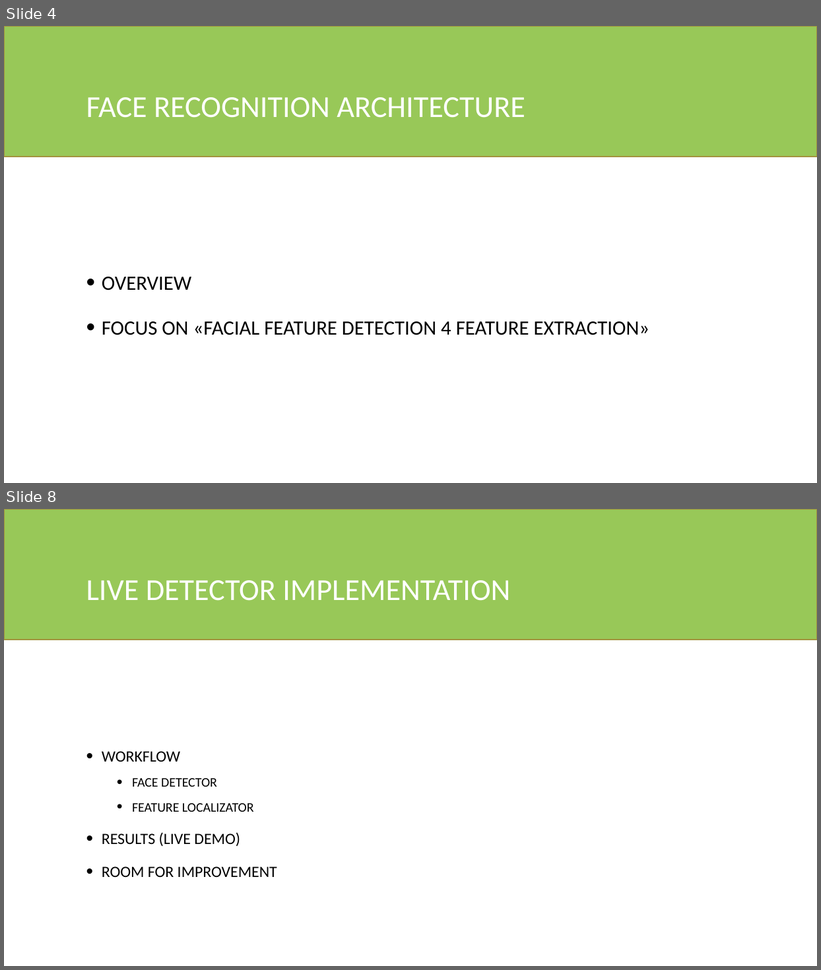
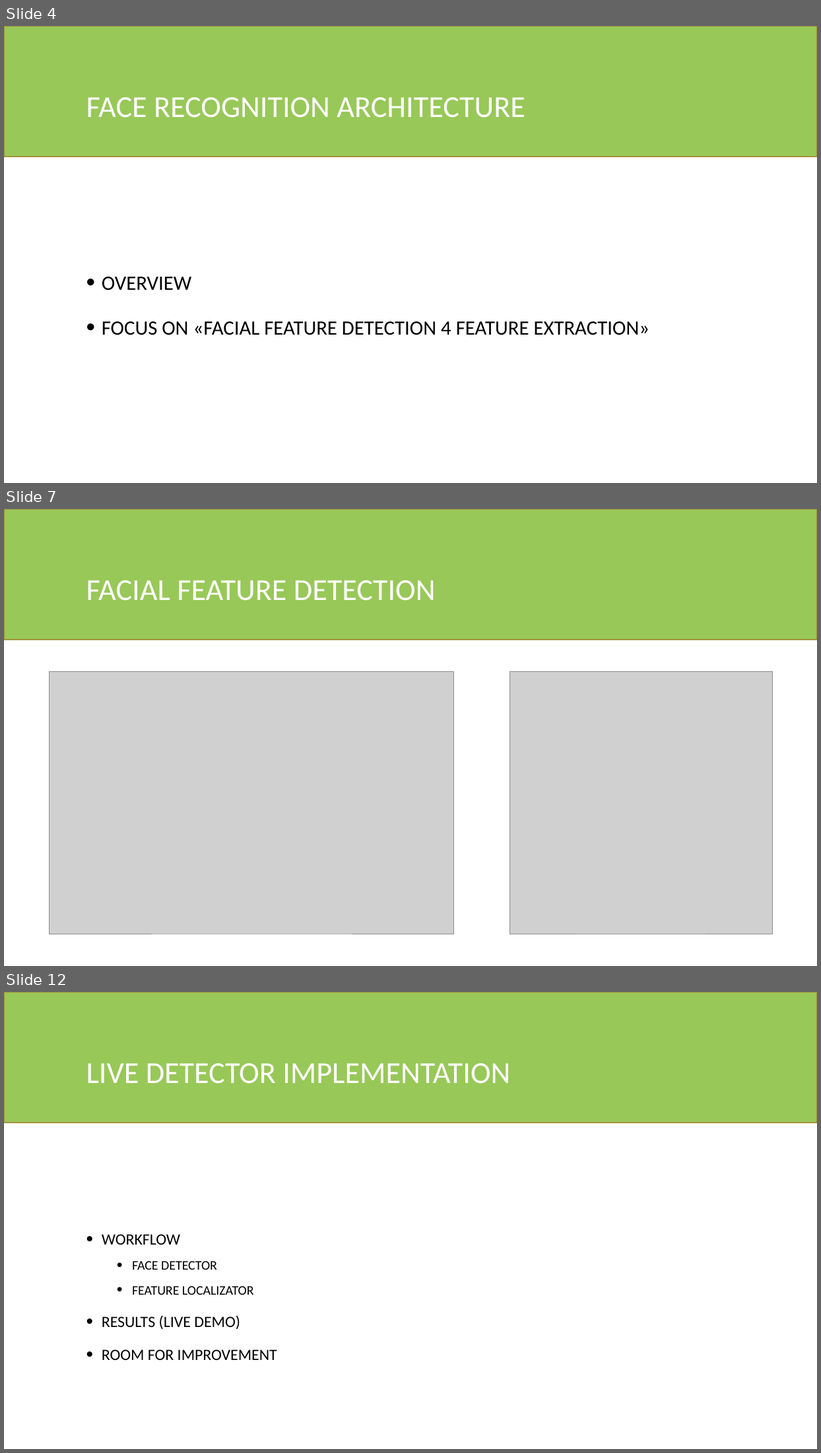
Before and after one commit to fedeloper/Biometrics2021, a slide deck: Facial Keypoints Detector.pptx. Shown one above the other, each under a label of ours: slides 4 and 8 before the commit, slides 4, 7 and 12 after it; the slides between them are not shown. The pictures are 821x970 and 821x1453 pixels, drawn with LibreOffice and Linux fonts; fonts in the diff are those of the drawing; grey boxes stand for pictures. Boxes give left, top, right and bottom in pixels: in the first picture for what was removed or moved away, otherwise in the second. Text is boxed around its words. In the diff, an @@ line names an element or a change of style, - is before the commit and + after.

```diff
--- a/Facial Keypoints Detector.pptx
+++ b/Facial Keypoints Detector.pptx
@@ slide 7 added at [4, 509, 817, 966], background #FFFFFF @@
@@ rectangle added at [4, 509, 817, 640], fill #98C858, outline #A3943F 1.25 pt @@
@@ title added at [86, 580, 436, 601], 36 pt, text #FFFFFF @@
+FACIAL FEATURE DETECTION
@@ picture added at [49, 672, 454, 934] @@
@@ picture added at [510, 672, 772, 934] @@
@@ picture added at [510, 672, 773, 934] @@
@@ what was slide 8 is now slide 12 @@
```
Also in this commit, not shown: 1 slide changed, 7 other slides added, 4 slides removed, 13 other files.
